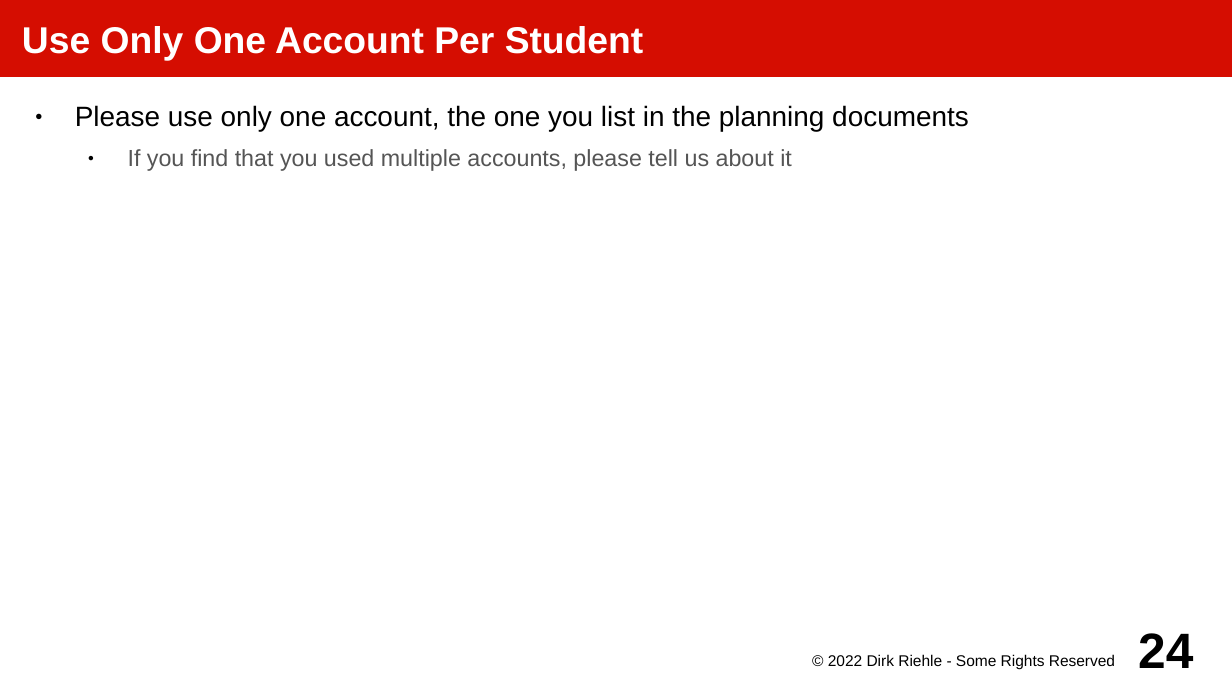
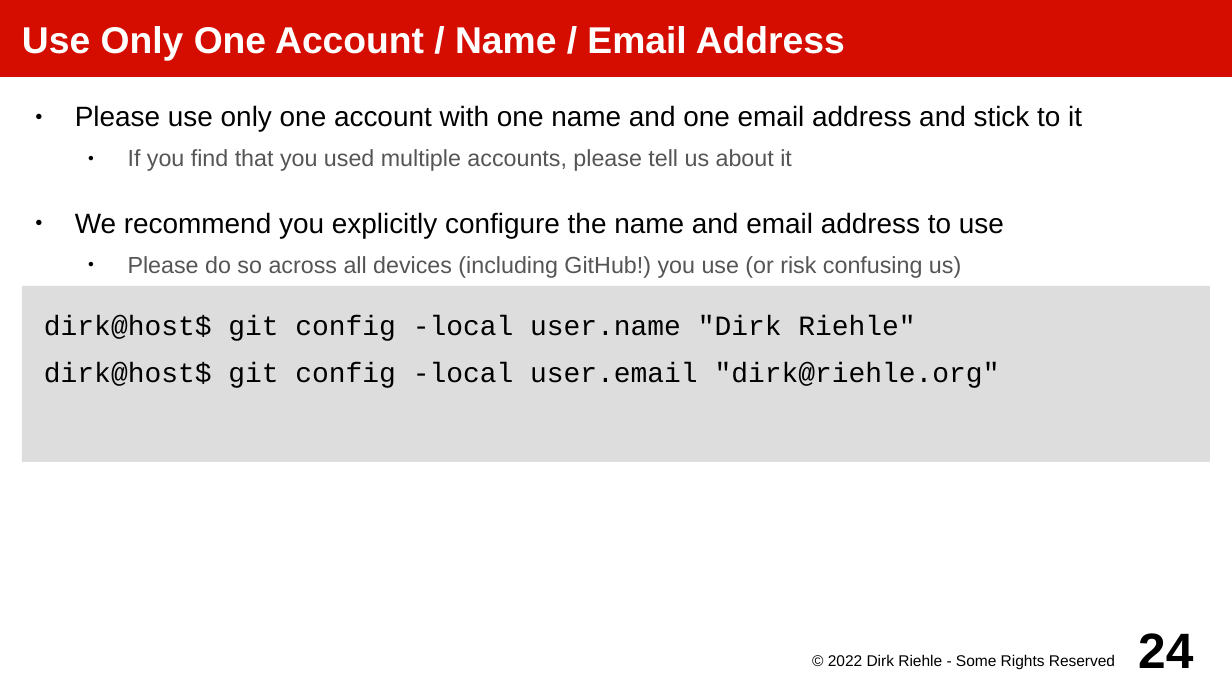
Before and after one commit to dirkriehle/amos-course, a slide deck: slide 24 of Lecture slides/AMOS A02 - Project Setup.odp. Drawn at 1232x693 pixels with LibreOffice and Linux fonts; fonts in the diff are those of the drawing. Boxes give left, top, right and bottom in pixels: in the first picture for what was removed or moved away, otherwise in the second. Text is boxed around its words. In the diff, an @@ line names an element or a change of style, - is before the commit and + after.

Commit message:
Clarified name disambiguation

```diff
--- a/Lecture slides/AMOS A02 - Project Setup.odp
+++ b/Lecture slides/AMOS A02 - Project Setup.odp
@@ title at (x1=22, y1=26, x2=845, y2=61): text changed @@
-Use Only One Account Per Student
+Use Only One Account / Name / Email Address
@@ text at (x1=75, y1=105, x2=1082, y2=132): text changed @@
-● Please use only one account, the one you list in the planning documents
+● Please use only one account with one name and one email address and stick to it
@@ text at (x1=75, y1=212, x2=1004, y2=278): paragraphs added @@
+● We recommend you explicitly configure the name and email address to use
+  ● Please do so across all devices (including GitHub!) you use (or risk confusing us)
@@ rectangle added at (x1=22, y1=286, x2=1211, y2=462), fill #DDDDDD, 18 pt, text #000000 @@
+dirk@host$ git config -local user.name "Dirk Riehle"
+dirk@host$ git config -local user.email "dirk@riehle.org"
```
Also in this commit, not shown: 9 other slides changed, 1 slide added, 3 other files.
